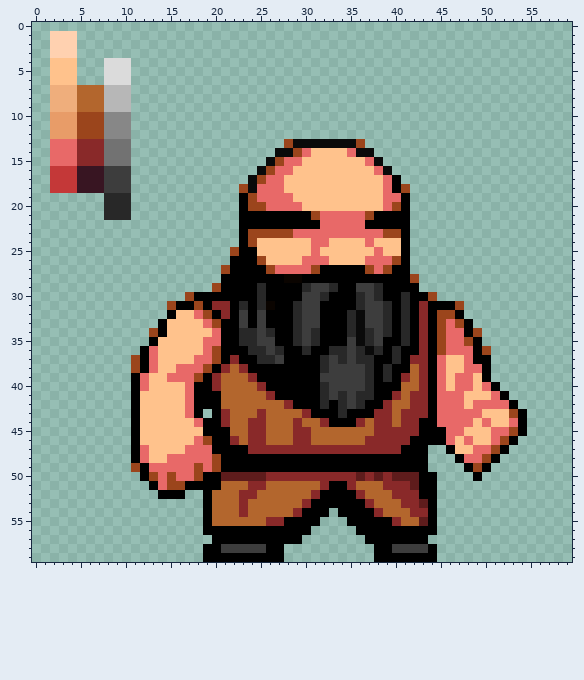
Pixel-art sprite, stored at src/main/resources/oae/dwarf/2.png. The first picture shows the starting point.
The file is 60x60 pixels. Colours within 5 levels of each other are drawn and written as one.
New version:
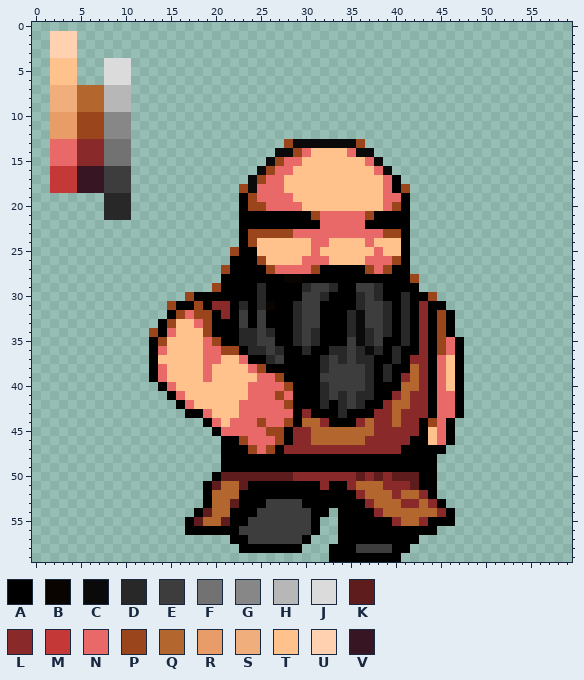
Palette (. is transparent): A #000000  B #0a0400  C #0a0a0a  D #282828  E #3d3d3d  F #727272  G #878787  H #b7b7b7  J #dbdbdb  K #5e1c1c  L #892929  M #c43838  N #e86968  P #9b451c  Q #b3662d  R #e89c68  S #efae7c  T #ffc28c  U #ffd1b0  V #381522
What changed:
y 31: x 46..47 AP -> ..
y 32: x 16..18 TTN -> PNP; x 46..47 PA -> A.
y 33: x 15 T -> P; x 18..20 TNP -> NPA; x 46..48 NPA -> A..
y 34: x 15 T -> N; x 19..20 TN -> PA; x 46..49 NNAP -> A...
y 35: x 14 T -> P; x 20 N -> P; x 47..49 NPA -> A..
y 36: x 12..14 ANT -> .AN; x 20..22 PAA -> NPP; x 47..50 NNAP -> A...
y 37: x 11..13 PAN -> ..A; x 18 N -> T; x 20..23 PALA -> NTTN; x 25 D -> A; x 47..50 TNAA -> A...
y 38: x 11..14 PANT -> ..AN; x 16..25 NNNPALQLAA -> TTTNTTTTNP; x 47..50 TNNA -> A...
y 39: x 11..27 ANTTNNNPALQQQLAAA -> ..ANTTTTNTTTTTNNP; x 47..50 NNTA -> A...
y 40: x 11..15 ANTTT -> ...AN; x 17..28 NAALQQQQLAAA -> TTTTTTTNNNNP; x 47..51 NNTNA -> A....
y 41: x 11..28 ATTTTTNAAAQQQQQLAA -> ....ANTTTTTTTNNNPN; x 47..52 NTTTNA -> A.....
y 42: x 11..16 ATTTTT -> .....A; x 18..28 AAAQQQQQQQL -> TTTTTNNNNNP; x 47..53 NTNNNNA -> A......
y 43: x 11..17 ATTTTTN -> ......A; x 19..29 .ALQQQLQQQQ -> NTTTNNNNNNA; x 47..54 NNNTTTPA -> A.......
y 44: x 11..18 ATTTTTTN -> ........; x 20..29 ALQQLLQQQL -> NTNNNPNNPA; x 44 A -> P; x 46..54 NNNTNTTNA -> A........
y 45: x 11..19 ATTTTTTTA -> .........; x 21..28 AQQLLQQQ -> NNNNNPPA; x 44..54 AANNTTTNNPA -> TNA........
y 46: x 11..20 ATTTTTTNPA -> ..........; x 22..28 LQLLQQQ -> APNNNPA; x 44..53 AANTNTTNPA -> TNA.......
y 47: x 11..20 ANTTTTNNNA -> ..........; x 24..27 LLLL -> PNPA; x 44..52 ..ATTNNPA -> AA.......
y 48: x 11..20 ANTTNNNNNP -> ..........; x 44 . -> A; x 47..51 ANNPA -> .....
y 49: x 11..20 PANNNNNPNP -> ..........; x 44 . -> A; x 48..50 APA -> ...
y 50: x 12..19 APNPNNPA -> ........; x 26..28 LLL -> KKK; x 49 A -> .
y 51: x 13..18 ANPPAA -> ......; x 20 A -> K; x 23..31 QLLQQQQQQ -> KAAAAAAAA
y 52: x 14..16 AAA -> ...; x 23..31 LLQQQQQQL -> AAAAAAAAA; x 41..43 LLA -> QQL
y 53: x 22..30 QLQQQQQQL -> KAAAEEEEA; x 43..45 KA. -> QLA
y 54: x 18..19 .A -> AK; x 22..30 QLQQQQQLA -> AAAEEEEEE; x 42..46 LLA.. -> QQQLA
y 55: x 17..19 ..A -> AKQ; x 21..30 QQQQQLLAAA -> KAAEEEEEEE; x 34 . -> A; x 43 K -> L; x 45..46 .. -> AA
y 56: x 17..18 .. -> AA; x 23..31 AAAAAAAA. -> EEEEEEEEA; x 34..35 .. -> AA
y 57: x 20..21 AA -> ..; x 24..30 AAAAAA. -> EEEEEEA; x 34..36 ... -> AAA; x 43 A -> .
y 58: x 19..25 AAEEEEE -> ....AAA; x 28..29 .. -> AA; x 33..44 .....AAEEEEA -> AAAEEEEAA...
y 59: x 19..27 AAAAAAAAA -> .........; x 33..37 ..... -> AAAAA; x 41..44 AAAA -> ....
Where, in picture pixels (left, top, right, bottom), the same in both pictures:
changed: (131, 301, 527, 562)
